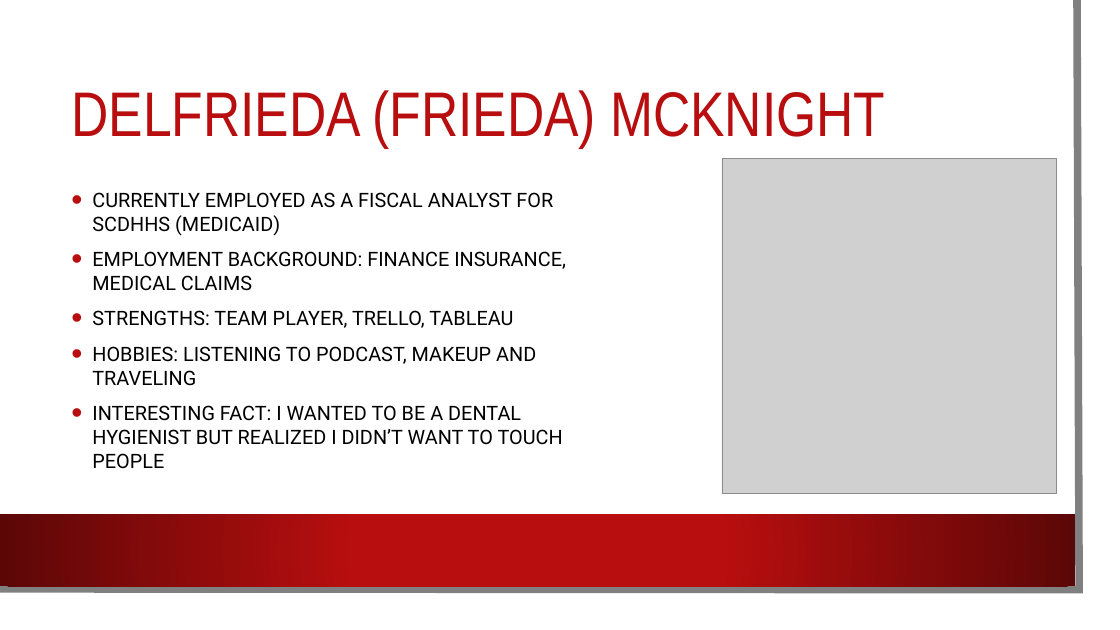
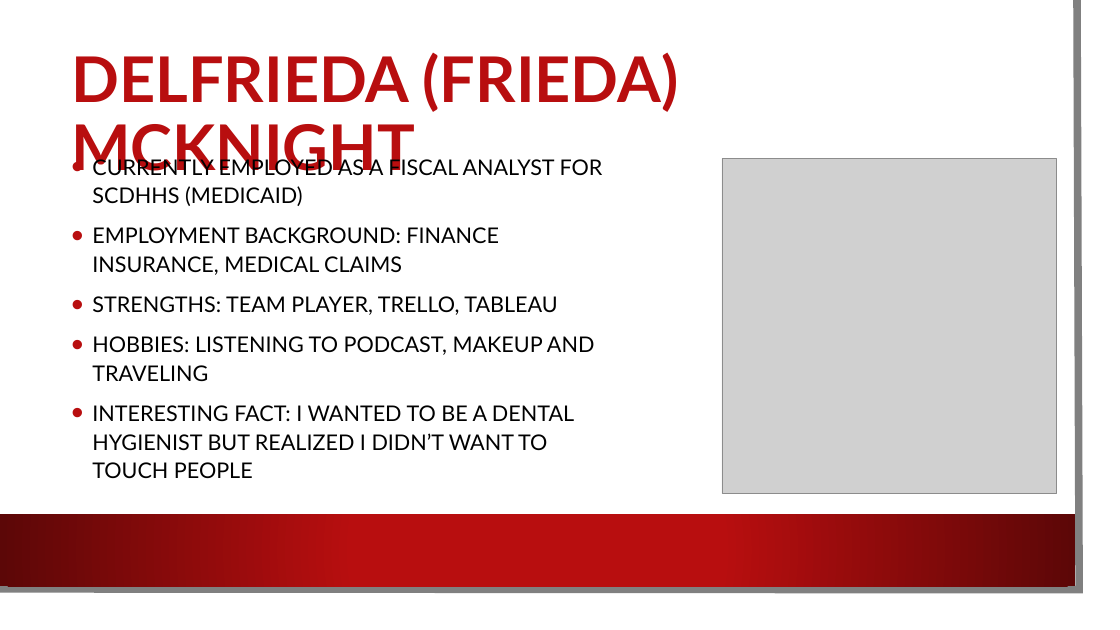
Before and after one commit to Team-Dynamite/Project-TNT, a slide deck: slide 3 of Media/Presentation (1).pptx. Drawn at 1120x630 pixels with LibreOffice and Linux fonts; fonts in the diff are those of the drawing; grey boxes stand for pictures; background and template pictures are left out. Boxes give left, top, right and bottom in pixels: in the first picture for what was removed or moved away, otherwise in the second. Text is boxed around its words. In the diff, an @@ line names an element or a change of style, - is before the commit and + after.

```diff
--- a/Media/Presentation (1).pptx
+++ b/Media/Presentation (1).pptx
@@ title "DELFRIEDA (FRIEDA) MCKNIGHT" at [71, 52, 679, 176]: font Arial Narrow to Lato, bold on @@
@@ text "CURRENTLY EMPLOYED AS A FISCAL ...": place and size @@
-text "CURRENTLY EMPLOYED AS A FISCAL ..." at [92, 192, 566, 469]
+text "CURRENTLY EMPLOYED AS A FISCAL ..." at [92, 156, 603, 479]
@@ text "CURRENTLY EMPLOYED AS A FISCAL ..." at [92, 156, 603, 479]: size 17 to 18.5 pt, font Roboto to Lato; line spacing 1 to 1.1 @@
```
Also in this commit, not shown: 8 other slides changed, 5 slides added, 3 slides removed.
